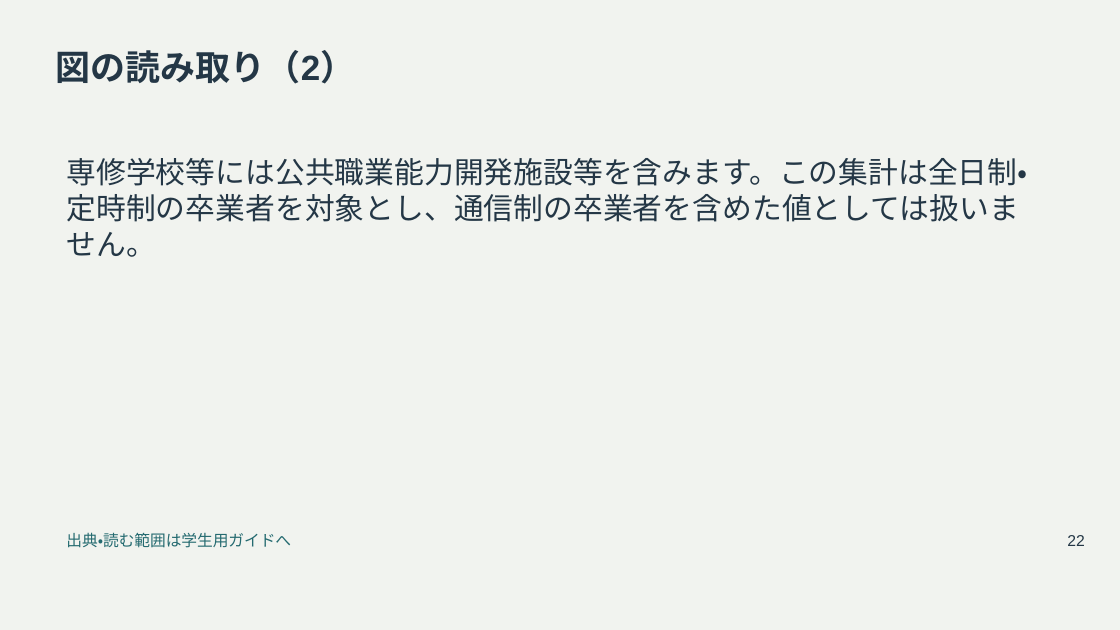
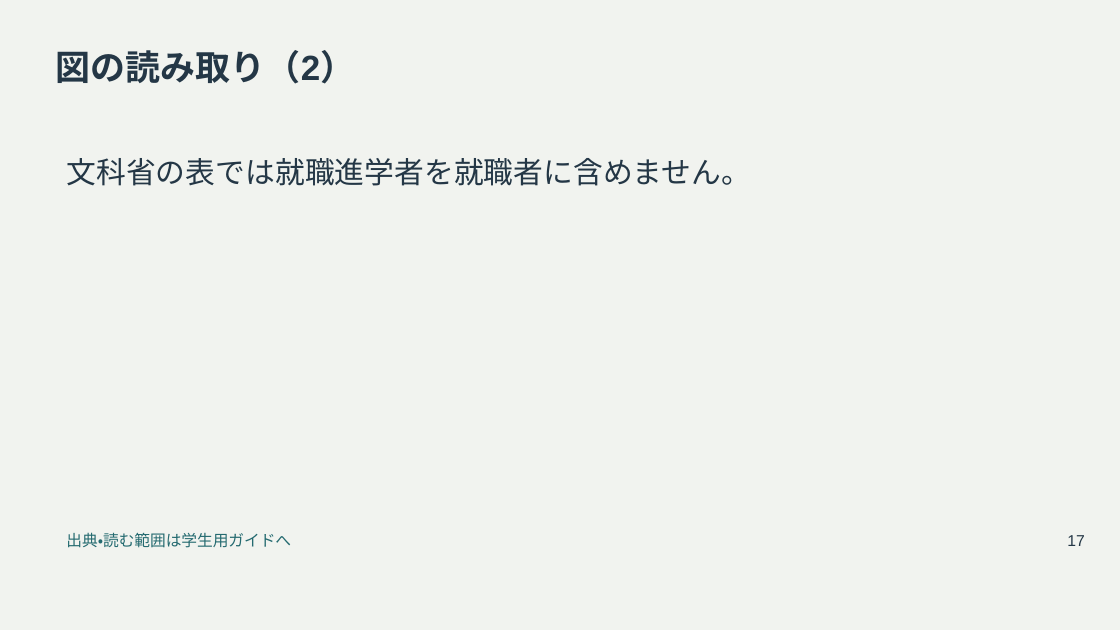
Before and after one commit to zooc-14calbp/industrial-education-ii, a slide deck: slide 17 of reorganized/20261105/main/08/slides.pptx (slide 22 before the commit). Drawn at 1120x630 pixels with LibreOffice and Linux fonts; fonts in the diff are those of the drawing. Boxes give left, top, right and bottom in pixels: in the first picture for what was removed or moved away, otherwise in the second. Text is boxed around its words. In the diff, an @@ line names an element or a change of style, - is before the commit and + after.

```diff
--- a/reorganized/20261105/main/08/slides.pptx
+++ b/reorganized/20261105/main/08/slides.pptx
@@ text at [67, 158, 752, 186]: text changed @@
-専修学校等には公共職業能力開発施設等を含みます。この集計は全日制・定時制の卒業者を対象とし、通信制の卒業者を含めた値としては扱いません。
+文科省の表では就職進学者を就職者に含めません。
@@ text at [1067, 535, 1084, 546]: text changed @@
-22
+17
```
Also in this commit, not shown: 14 other slides changed, 6 slides added, 20 other files.
